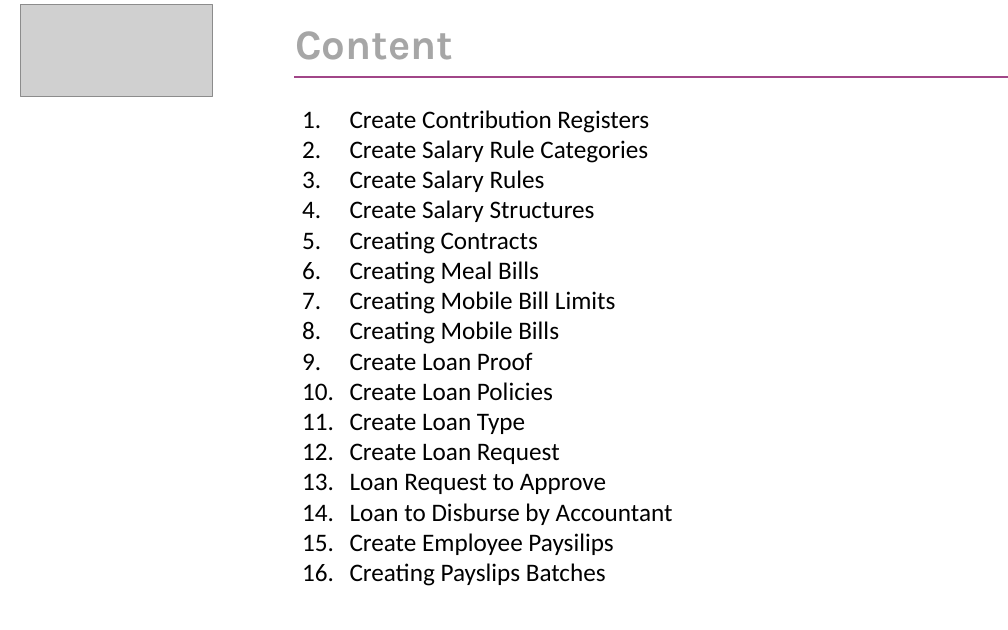
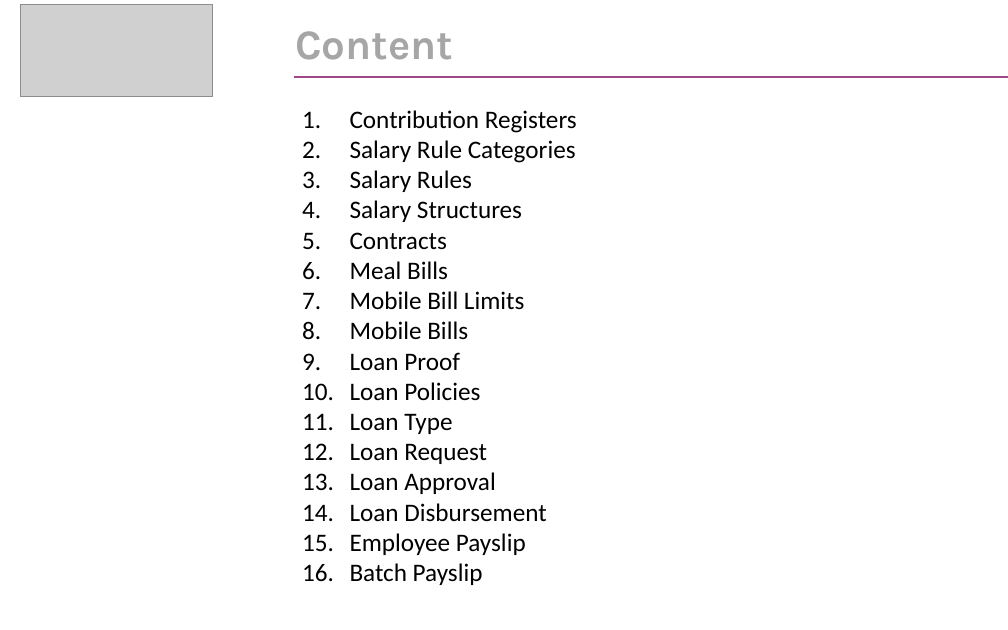
Before and after one commit to gitmehedi/EMK, a slide deck: slide 2 of User Manual/Presentation/HR Payroll V-0.1.pptx. Drawn at 1008x630 pixels with LibreOffice and Linux fonts; fonts in the diff are those of the drawing; grey boxes stand for pictures. Boxes give left, top, right and bottom in pixels: in the first picture for what was removed or moved away, otherwise in the second. Text is boxed around its words. In the diff, an @@ line names an element or a change of style, - is before the commit and + after.

```diff
--- a/User Manual/Presentation/HR Payroll V-0.1.pptx
+++ b/User Manual/Presentation/HR Payroll V-0.1.pptx
@@ text at <box>350,110,577,585</box>: text changed @@
-1. Create Contribution Registers
-2. Create Salary Rule Categories
-3. Create Salary Rules
-4. Create Salary Structures
-5. Creating Contracts
-6. Creating Meal Bills
-7. Creating Mobile Bill Limits
-8. Creating Mobile Bills
-9. Create Loan Proof
-10. Create Loan Policies
-11. Create Loan Type
-12. Create Loan Request
-13. Loan Request to Approve
-14. Loan to Disburse by Accountant
-15. Create Employee Paysilips
-16. Creating Payslips Batches
+1. Contribution Registers
+2. Salary Rule Categories
+3. Salary Rules
+4. Salary Structures
+5. Contracts
+6. Meal Bills
+7. Mobile Bill Limits
+8. Mobile Bills
+9. Loan Proof
+10. Loan Policies
+11. Loan Type
+12. Loan Request
+13. Loan Approval
+14. Loan Disbursement
+15. Employee Payslip
+16. Batch Payslip
```
Also in this commit, not shown: 3 other slides changed, 1 slide added, 1 slide removed, 2 other files.
